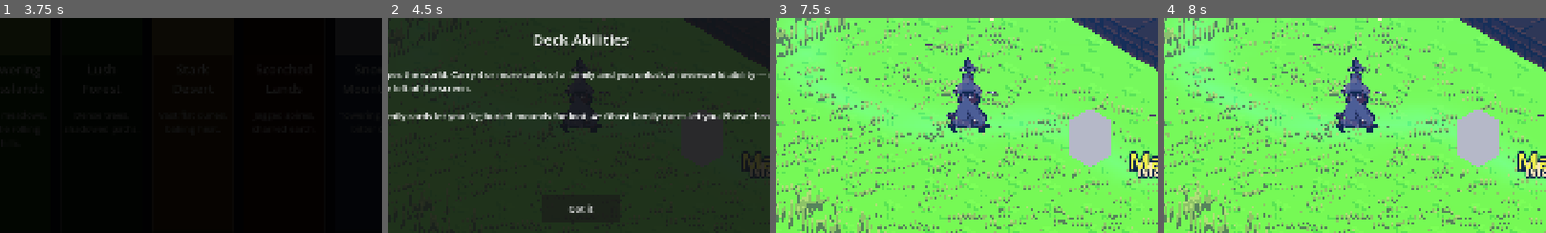
Above: before the commit, frames 1-4 (left to right).
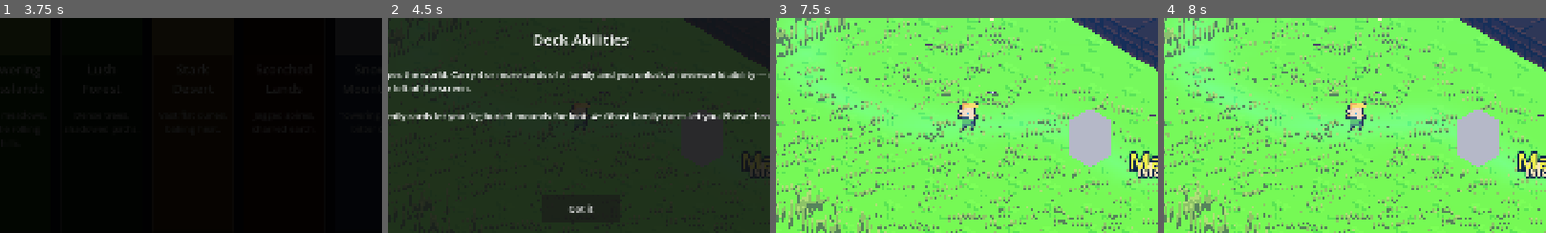
Above: after the commit, the same moments.

Repository: ChrisPauly97/pear-pudding-godot
Game: Godot game, scene res://scenes/ui/MenuScene.tscn
The game is run twice, just before and just after one commit, with the same random seed, the same clock (stepped at 60 frames per second) and the same inputs. Sound files missing from this copy of the repository are replaced by a short silence.
Inputs (mouse positions are % of the whole screen's width and height, from its top left):
- Up to frame 1 (3.75 s): click "New Game" at 0.5 s; click "New Game" at 1.25 s; click "Head Start (debug): Lv 15, 50…" at 2 s; click "Head Start (debug): Lv 15, 50…" at 2.75 s; click "Venture Here" at 3.5 s
- Up to frame 2 (4.5 s): click "II" at 4.25 s
- Up to frame 3 (7.5 s): click "[G] Phase (3/4)" at 5 s; click "[D] Dig" at 5.75 s; click (94, 11) at 6.5 s; click "Got it" at 7.25 s
- Up to frame 4 (8 s): no input
The pictures show only the part of the screen within x 25-75%, y 25-75%; the shares and areas given below are measured in that part.

Frame 1 is identical in both runs. In frame 2, 0.6% of the frame differs, in the area x 45-56%, y 18-54%; in frame 3, 1.9%, in the area x 44-56%, y 18-54%; in frame 4, 1.9%.

Commit message:
TID-467: player uses 0x72 elf_m hero sprite; rival becomes hostile recolor
Replaces the hand-made wizard frames with the pack's young hero (idle +
4-frame walk) for Player and co-op RemotePlayer avatars — story-correct
for Saimtar while Maiteln keeps the old-wizard sprite. The rival, which
previously wore elf_m, is regenerated as a crimson/violet recolor so it
reads as the player's dark mirror.

Co-Authored-By: Claude Fable 5 <noreply@anthropic.com>
Claude-Session: https://claude.ai/code/session_01TkinTyoC7u94f5qYyrtLRT

Diff:
--- a/scenes/world/entities/AvatarSprite.gd
+++ b/scenes/world/entities/AvatarSprite.gd
@@ -1,4 +1,4 @@
-## Shared builder for the wizard walk AnimatedSprite3D.
+## Shared builder for the player-hero walk AnimatedSprite3D.
 ##
 ## Used by Player._build_sprite() and RemotePlayer to avoid duplicating
 ## the sprite construction. Returns a fully-configured AnimatedSprite3D
@@ -7,10 +7,13 @@
 ## Callers: preload("res://scenes/world/entities/AvatarSprite.gd")
 extends RefCounted
 
-const _WalkTex1: Texture2D = preload("res://assets/textures/pixel_art/wizard_walk_1_pixel.png")
-const _WalkTex2: Texture2D = preload("res://assets/textures/pixel_art/wizard_walk_2_pixel.png")
-const _WalkTex3: Texture2D = preload("res://assets/textures/pixel_art/wizard_walk_3_pixel.png")
-const _WalkTex4: Texture2D = preload("res://assets/textures/pixel_art/wizard_walk_4_pixel.png")
+# 0x72 DungeonTilesetII "elf_m" hero frames (CC0) — same art as Player.gd
+# so remote co-op avatars match the local player.
+const _IdleTex:  Texture2D = preload("res://assets/textures/characters/player_hero.png")
+const _WalkTex1: Texture2D = preload("res://assets/textures/characters/player_hero_walk_1.png")
+const _WalkTex2: Texture2D = preload("res://assets/textures/characters/player_hero_walk_2.png")
+const _WalkTex3: Texture2D = preload("res://assets/textures/characters/player_hero_walk_3.png")
+const _WalkTex4: Texture2D = preload("res://assets/textures/characters/player_hero_walk_4.png")
 
 const ANIM_FPS: float = 6.0
 const PIXEL_SIZE: float = 0.05
@@ -24,7 +27,7 @@
 	sf.add_animation("idle")
 	sf.set_animation_loop("idle", true)
 	sf.set_animation_speed("idle", ANIM_FPS)
-	sf.add_frame("idle", _WalkTex1)
+	sf.add_frame("idle", _IdleTex)
 
 	sf.add_animation("walk")
 	sf.set_animation_loop("walk", true)
--- a/scenes/world/entities/Player.gd
+++ b/scenes/world/entities/Player.gd
@@ -24,11 +24,13 @@
 const _COYOTE_TIME: float = 0.12
 const _JUMP_BUFFER_TIME: float = 0.12
 
-# Individual walk frame textures (pixel art versions)
-const _WalkTex1: Texture2D = preload("res://assets/textures/pixel_art/wizard_walk_1_pixel.png")
-const _WalkTex2: Texture2D = preload("res://assets/textures/pixel_art/wizard_walk_2_pixel.png")
-const _WalkTex3: Texture2D = preload("res://assets/textures/pixel_art/wizard_walk_3_pixel.png")
-const _WalkTex4: Texture2D = preload("res://assets/textures/pixel_art/wizard_walk_4_pixel.png")
+# Player hero frames — 0x72 DungeonTilesetII "elf_m" (CC0): a young
+# adventurer matching Saimtar; Maiteln keeps the old-wizard sprite.
+const _IdleTex:  Texture2D = preload("res://assets/textures/characters/player_hero.png")
+const _WalkTex1: Texture2D = preload("res://assets/textures/characters/player_hero_walk_1.png")
+const _WalkTex2: Texture2D = preload("res://assets/textures/characters/player_hero_walk_2.png")
+const _WalkTex3: Texture2D = preload("res://assets/textures/characters/player_hero_walk_3.png")
+const _WalkTex4: Texture2D = preload("res://assets/textures/characters/player_hero_walk_4.png")
 
 const ANIM_FPS: float = 6.0        # walking animation speed
 const PIXEL_SIZE: float = 0.05     # larger per-pixel size to match 32px sprite scale
@@ -109,7 +111,7 @@
 	sf.add_animation("idle")
 	sf.set_animation_loop("idle", true)
 	sf.set_animation_speed("idle", ANIM_FPS)
-	sf.add_frame("idle", _WalkTex1)
+	sf.add_frame("idle", _IdleTex)
 
 	sf.add_animation("walk")
 	sf.set_animation_loop("walk", true)
Binary file changed: assets/textures/characters/enemy_rival.png
Binary file changed: assets/textures/characters/enemy_rival_walk_1.png
Binary file changed: assets/textures/characters/enemy_rival_walk_2.png
Binary file changed: assets/textures/characters/enemy_rival_walk_3.png
Binary file changed: assets/textures/characters/enemy_rival_walk_4.png
Binary file added: assets/textures/characters/player_hero.png
Not shown, added: assets/textures/characters/player_hero.png.import
Binary file added: assets/textures/characters/player_hero_walk_1.png
Not shown, added: assets/textures/characters/player_hero_walk_1.png.import
Binary file added: assets/textures/characters/player_hero_walk_2.png
Not shown, added: assets/textures/characters/player_hero_walk_2.png.import
Binary file added: assets/textures/characters/player_hero_walk_3.png
(and 5 more such lines)
